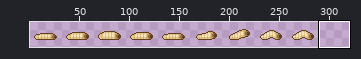
A pixel-art file gets an edit: gfx/maggot.aseprite. The first picture is a wide view before the edit; the outline marks the close-up.
Close-up. Before the edit:
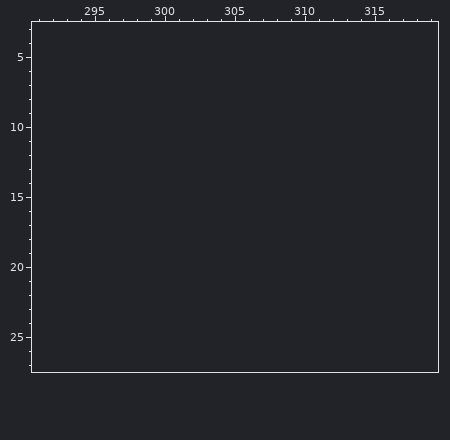
288x32 pixels, 1 frame. Shown: x 291..319, y 3..27. The old version is drawn lined up with the new one, on the new canvas. The wide view leaves out empty margins.
After:
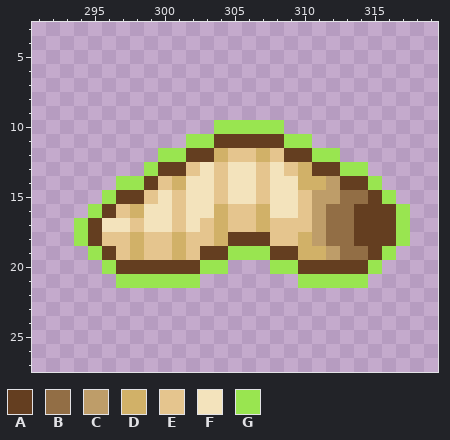
Palette (. is transparent): A #643e20  B #926e45  C #be9d69  D #d1b168  E #e5c58e  F #f3e3bc  G #99e550
Edits made:
canvas 288x32 -> 320x32
Changed rows in their new state; - is an unchanged pixel.
first column x 294:
10 ----------GGGGG---------
11 --------GGAAAAAGG-------
12 ------GGAADEEDEAAGG-----
13 -----GAAEFEFFEFEDAAGG---
14 ---GGAEDFFEFFEFFDDCAAG--
15 --GAAEFEFFEFFEFFECCBBAG-
16 -GAEDFFEFFDEEDFFECBBAAAG
17 GAFFEFFEFEDEEDEEECBBAAAG
18 GAEEDEEDEEDAAAEEDCBBAAAG
19 -GAEDEEDEAAGGGAADDCBBAG-
20 --GAAAAAAGG---GGAAAAAG--
21 ---GGGGGG-------GGGGG---
